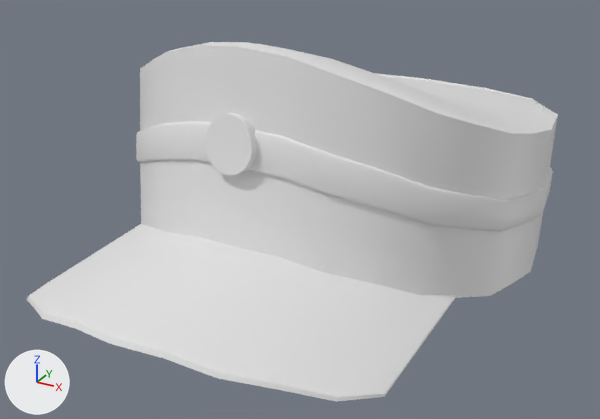
What one commit did to the FBX model LabFusion/FusionBundles/Assets/Point Items/Cosmetics/AlexTheBaba/Pack 1/Ena Hat/Ena Hat.fbx.
Camera for both pictures: a camera (50 mm lens) standing at (1.25, -2.57, 1.35) and looking at (-0.02, -0.26, 0.2). The lights are fixed; the arrows at lower left show +X, +Y and +Z. The older version comes first.

In view in the first picture: 'Ena Hat'.
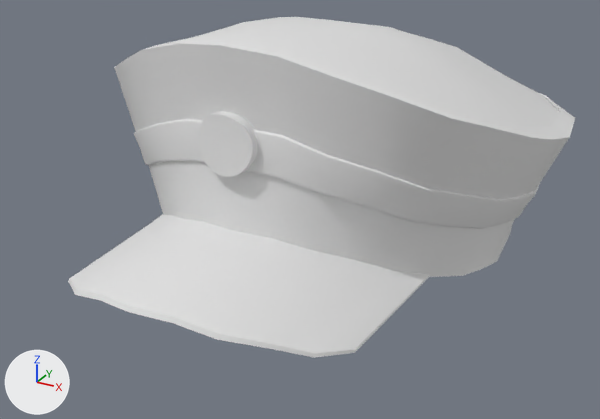
Edits to the bpy script that builds the scene:
```text
Change me_cube_002:
    used by ob_ena_hat; location = (0.0, 0.0, 0.0)
    remove me_cube_002.from_pydata(...)  # 888 vertices, 856 faces; spans x -0.73..0.73, y -1.26..0.93, z -0.12..0.84
    add me_cube_002.from_pydata(...)  # 888 vertices, 856 faces; spans x -0.78..0.79, y -0.07..0.86, z -0.95..1.18
    me_cube_002 part 1: 888 of 888 vertices moved; they spanned x -0.73..0.73, y -1.26..0.93, z -0.12..0.84 and now span x -0.78..0.79, y -0.07..0.86, z -0.95..1.18; mean shift (0.0, 0.42, -0.34)
Change ob_ena_hat:
    ob_ena_hat.rotation_euler: (0.0, 0.0, 0.0) -> (1.571, 0.0, 0.0)  # degrees (0, 0, 0) -> degrees (90, 0, 0)
```

Changed parts and their boxes [x1, y1, x2, y2] in the pictures (600 x 419 px):
'Ena Hat', reshaped, turned
    before: [27, 42, 558, 402]
    after: [68, 17, 575, 358]
